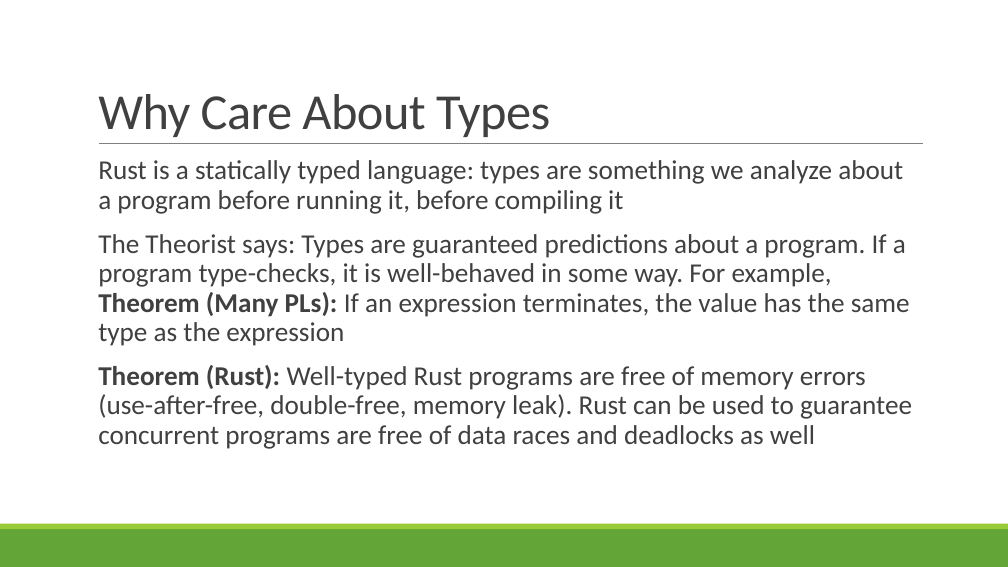
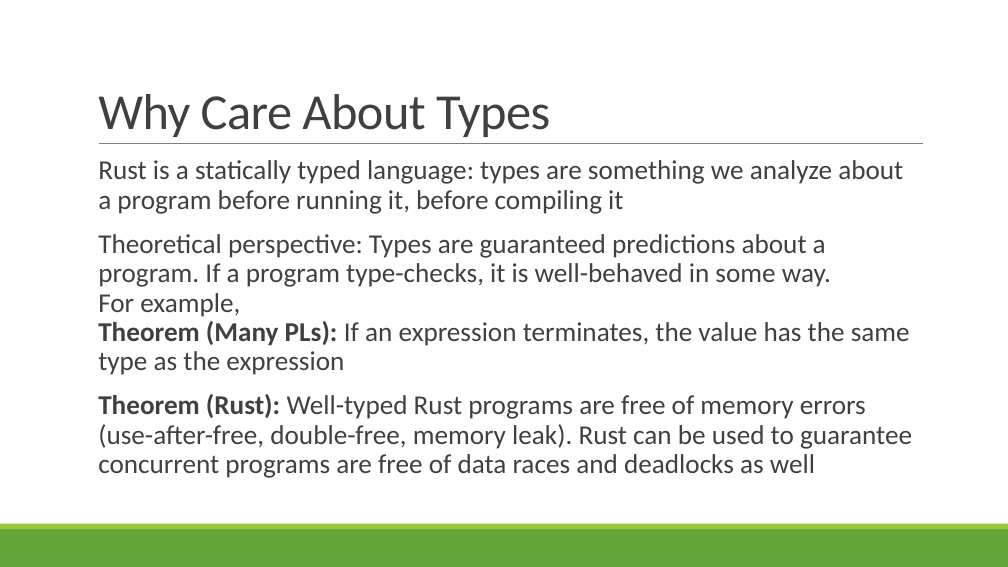
Before and after one commit to rbohrer/pl-course, a slide deck: slide 42 of LectureSlides/01Rust.pptx (slide 43 before the commit). Drawn at 1008x567 pixels with LibreOffice and Linux fonts; fonts in the diff are those of the drawing. Boxes give left, top, right and bottom in pixels: in the first picture for what was removed or moved away, otherwise in the second. Text is boxed around its words. In the diff, an @@ line names an element or a change of style, - is before the commit and + after.

```diff
--- a/LectureSlides/01Rust.pptx
+++ b/LectureSlides/01Rust.pptx
@@ text at (x1=98, y1=234, x2=910, y2=375): text changed @@
-  The Theorist says: Types are guaranteed predictions about a program. If a program type-checks, it is well-behaved in some way. For example,
-  Theorem (Many PLs): If an expression terminates, the value has the same type as the expression
+  Theoretical perspective: Types are guaranteed predictions about a program. If a program type-checks, it is well-behaved in some way.
+  For example,
+  Theorem (Many PLs): If an expression terminates, the value has the same type as the expression
```
Also in this commit, not shown: 15 other slides changed, 3 slides added, 2 other files.
